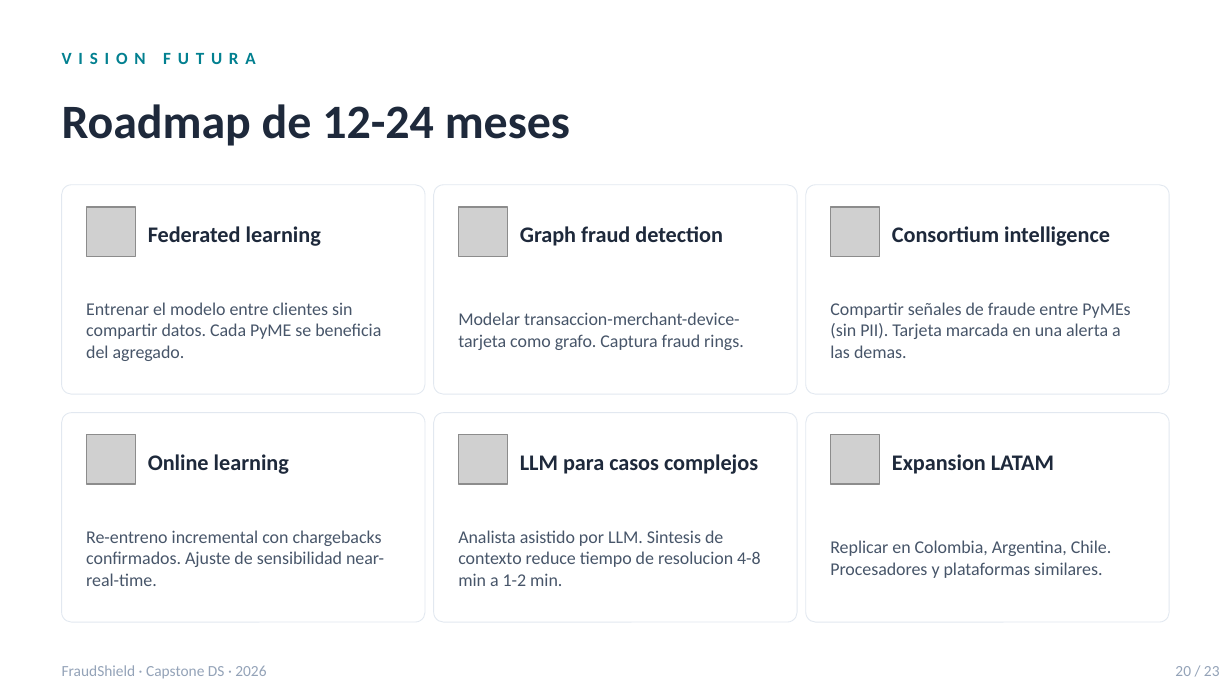
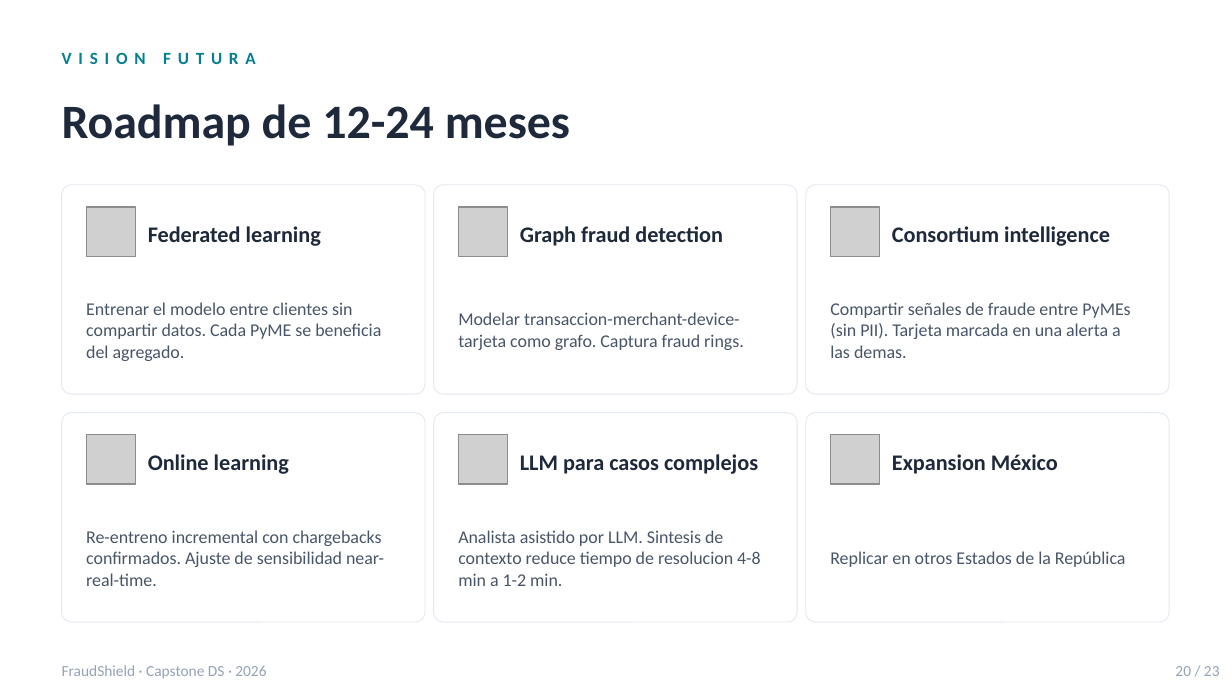
Before and after one commit to Nike2004A/fraud_transactions, a slide deck: slide 18 of docs/FraudShield_deck.pptx (slide 21 before the commit). Drawn at 1232x693 pixels with LibreOffice and Linux fonts; fonts in the diff are those of the drawing; grey boxes stand for pictures. Boxes give left, top, right and bottom in pixels: in the first picture for what was removed or moved away, otherwise in the second. Text is boxed around its words. In the diff, an @@ line names an element or a change of style, - is before the commit and + after.

```diff
--- a/docs/FraudShield_deck.pptx
+++ b/docs/FraudShield_deck.pptx
@@ text at (892,454,1058,474): text changed @@
-Expansion LATAM
+Expansion México
@@ text at (830,551,1126,567): text changed @@
-Replicar en Colombia, Argentina, Chile. Procesadores y plataformas similares.
+Replicar en otros Estados de la República
```
Also in this commit, not shown: 7 other slides changed, 4 slides removed.
